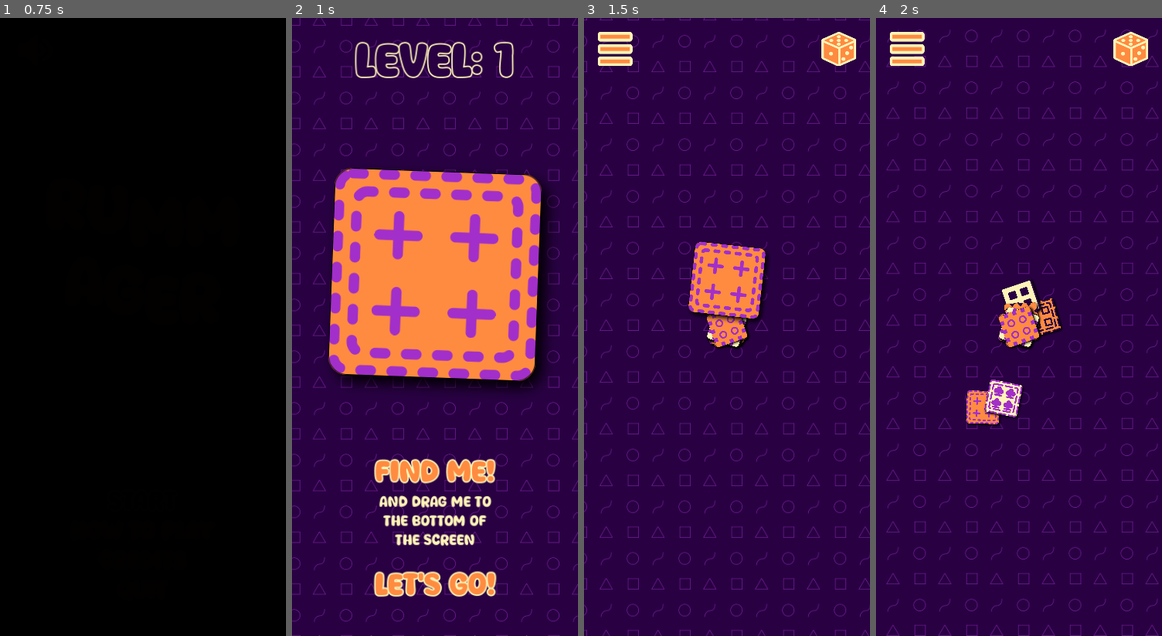
Above: before the commit, frames 1-4 (left to right).
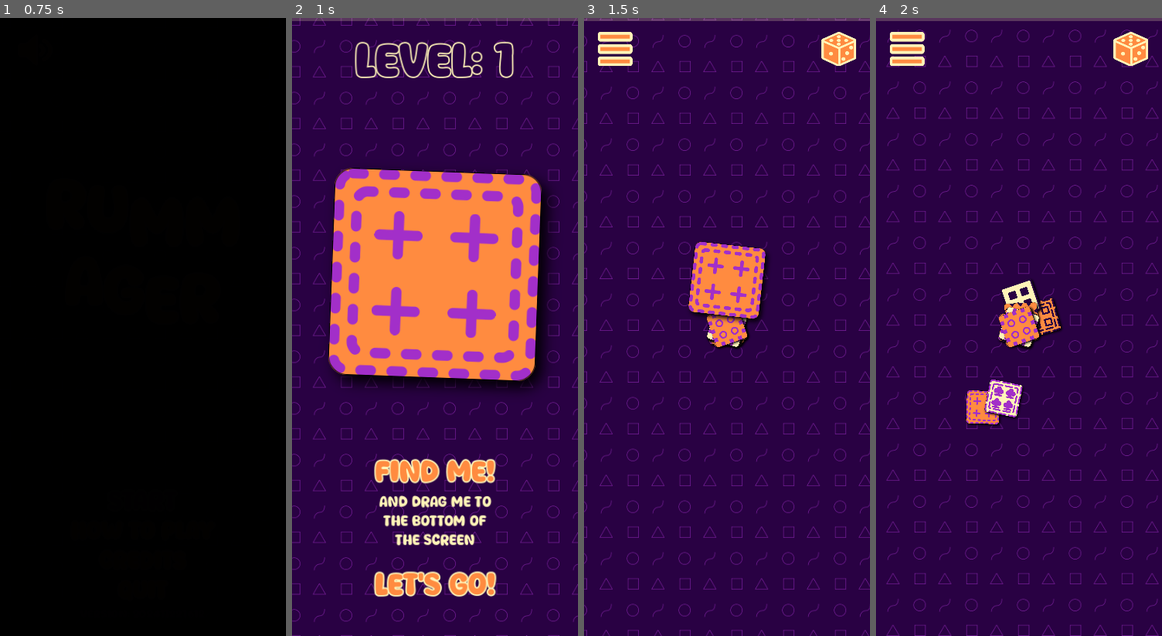
Above: after the commit, the same moments.

Repository: magopian/rummager
Game: Godot game, scene res://start_menu.tscn
The game is run twice, just before and just after one commit, with the same random seed, the same clock (stepped at 60 frames per second) and the same inputs. Sound files missing from this copy of the repository are replaced by a short silence.
Inputs (mouse positions are in pixels of both pictures, inside the frame that each line leads up to):
- Up to frame 1 (0.75 s): click "START" at 0.5 s
- Up to frame 2 (1 s): no input
- Up to frame 3 (1.5 s): click (727, 327) at 1.27 s
- Up to frame 4 (2 s): no input

Frame 1 is identical in both runs. In frame 2, 0.5% of the frame differs, in the area x 0-100%, y 0-1%; in frame 3, 0.5%; in frame 4, 0.5%.

Commit message:
Start adding stats (score, time elapsed)

Diff:
--- a/card.gd
+++ b/card.gd
@@ -147,7 +147,7 @@
 
 func discard(force: float) -> void:
 	var angle: float = linear_velocity.angle()
-	var confetti_scale: float = force / 5000
+	var confetti_scale: float = force / 10
 	linear_velocity = Vector2.ZERO
 	var confetti_position: Vector2 = global_position.clamp(Vector2.ZERO, Global.viewport_size)
 	confetti.global_position = confetti_position
@@ -186,3 +186,11 @@
 	unshuffle_tween.tween_interval(interval)
 	unshuffle_tween.tween_property(self, "position", center, speed)
 	return unshuffle_tween
+
+func get_force() -> float:
+	var force: float = linear_velocity.length()
+	# Smallest force accepted: 500. Max force: 5000. Anything above is bonus.
+	# So multiply by 2, and divide by 1000 to get a "round percentage number":
+	# 500 * 2 / 1000 = 1, 5000 * 2 / 1000 = 10. Ten cards at "max force" gives 100%.
+	var normalized_force: float = force * 2 / 1000
+	return normalized_force
--- a/game.gd
+++ b/game.gd
@@ -38,6 +38,7 @@
 
 func _ready() -> void:
 	# Setup
+	Global.score = 0
 	Global.slide_off_screen(menu, 0)  # Move the menu out of the screen
 	zones.slide_out(0)
 	fade_transition.show()
@@ -66,6 +67,7 @@
 
 	# All ready, fade in
 	await fade_transition.fade_in()
+	Global.time_started = Time.get_ticks_msec()
 
 
 func display_card_to_find() -> void:
@@ -94,6 +96,7 @@
 					})
 	return permutations
 
+
 func new_card(all_permutations: Array[Dictionary]) -> Card:
 	var card: Card = card_scene.instantiate()
 	card.clicked.connect(_on_card_clicked)
@@ -133,6 +136,7 @@
 	tween.tween_property(card, "global_position", Global.viewport_size / 2, 0.5)
 	await card.scale_to(Vector2.ZERO, 0.5).finished
 	pick_me_canvas_layer.queue_free()
+	Global.time_started_rummage = Time.get_ticks_msec()
 
 
 func shuffle_out() -> void:
@@ -185,6 +189,7 @@
 
 
 func _on_card_left_screen(card: Card) -> void:
+	Global.discarded_cards += 1
 	play_sound(sound_exit_screen)
 	card_discarded(card)
 	if card == held_card:
@@ -193,6 +198,8 @@
 	if thrown_out_bottom(card):
 		if card == card_to_find:
 			Music.play_win()
+			Global.time_elapsed = Time.get_ticks_msec() - Global.time_started
+			Global.time_elapsed_rummage = Time.get_ticks_msec() - Global.time_started_rummage
 			await explode_out()
 			fade_transition.fade_to_file("res://you_win.tscn")
 		else:
@@ -240,7 +247,11 @@
 		randf_range(150, Global.viewport_size.y - 150)  # Leave some extra space for the bottom menu
 	)
 
-func card_discarded(card:Card) -> void:
-	var force: float =card.linear_velocity.length()
-	camera_shaker.apply_shake(force / 100)
+
+func card_discarded(card: Card) -> void:
+	var force: float = card.get_force()
+	Global.score += round(force)
+	print("force: ", force)
+	print("score: ", Global.score)
+	camera_shaker.apply_shake(force)
 	card.discard(force)
--- a/game.tscn
+++ b/game.tscn
@@ -60,6 +60,7 @@
 [ext_resource type="Texture2D" uid="uid://c74f0fstiamim" path="res://assets/sprites/shuffle_icon.png" id="54_asxbk"]
 [ext_resource type="Texture2D" uid="uid://dhvsbddv3u720" path="res://assets/sprites/shuffle_hover.png" id="55_kwsue"]
 [ext_resource type="PackedScene" uid="uid://cwhy67donfiqv" path="res://shaker.tscn" id="62_dcjsq"]
+[ext_resource type="PackedScene" uid="uid://bifvuippivy7t" path="res://progress.tscn" id="62_tbnfq"]
 [ext_resource type="PackedScene" uid="uid://d1q80rolx3cja" path="res://zones.tscn" id="64_rxnl2"]
 [ext_resource type="PackedScene" uid="uid://dftsvelpx2cta" path="res://fade_transition.tscn" id="65_oc4fy"]
 
@@ -216,12 +217,14 @@
 unique_name_in_owner = true
 bus = &"SFX"
 
-[node name="CanvasLayer" type="CanvasLayer" parent="."]
+[node name="FadeTransition" type="CanvasLayer" parent="."]
 layer = 100
 
-[node name="FadeTransition" parent="CanvasLayer" instance=ExtResource("65_oc4fy")]
+[node name="FadeTransition" parent="FadeTransition" instance=ExtResource("65_oc4fy")]
 unique_name_in_owner = true
 visible = false
+
+[node name="Progress" parent="." instance=ExtResource("62_tbnfq")]
 
 [node name="Timer" type="Timer" parent="."]
 unique_name_in_owner = true
--- a/global.gd
+++ b/global.gd
@@ -8,6 +8,11 @@
 @onready var user_prefs: UserPreferences
 
 var viewport_size: Vector2
+
+var discarded_cards: int = 0
+var time_started: int = 0
+var time_started_rummage: int = 0
+var score: int = 0
 
 
 func _ready() -> void:
--- /dev/null
+++ b/progress.gd
@@ -0,0 +1,7 @@
+extends CanvasLayer
+
+@onready var progress_bar: ProgressBar = %ProgressBar
+
+
+func _process(_delta: float) -> void:
+	progress_bar.value = Global.score
--- /dev/null
+++ b/progress.tscn
@@ -0,0 +1,23 @@
+[gd_scene load_steps=4 format=3 uid="uid://bifvuippivy7t"]
+
+[ext_resource type="Script" path="res://progress.gd" id="1_6gbv0"]
+
+[sub_resource type="StyleBoxFlat" id="StyleBoxFlat_v3igy"]
+bg_color = Color(1, 0.956863, 0.721569, 0.223529)
+
+[sub_resource type="StyleBoxFlat" id="StyleBoxFlat_06pay"]
+bg_color = Color(1, 0.956863, 0.721569, 1)
+
+[node name="Progress" type="CanvasLayer"]
+script = ExtResource("1_6gbv0")
+
+[node name="ProgressBar" type="ProgressBar" parent="."]
+unique_name_in_owner = true
+anchors_preset = 10
+anchor_right = 1.0
+offset_bottom = 5.0
+grow_horizontal = 2
+theme_override_styles/background = SubResource("StyleBoxFlat_v3igy")
+theme_override_styles/fill = SubResource("StyleBoxFlat_06pay")
+value = 50.0
+show_percentage = false
--- a/you_lose.gd
+++ b/you_lose.gd
@@ -26,6 +26,10 @@
 	else:
 		wrong_container.hide()
 	fade_transition.fade_in()
+	print("time elapsed memorizing: ", Global.time_started_rummage - Global.time_started)
+	print("time elapsed rummaging: ", Time.get_ticks_msec() - Global.time_started_rummage)
+	print("number of cards discarded: ", Global.discarded_cards)
+
 
 
 func _on_button_pressed() -> void:
--- a/you_win.gd
+++ b/you_win.gd
@@ -10,6 +10,9 @@
 	catch_all_click.pressed.connect(_on_button_pressed)
 	next_level_button.button_pressed.connect(_on_button_pressed)
 	fade_transition.fade_in()
+	print("time elapsed memorizing: ", Global.time_started_rummage - Global.time_started)
+	print("time elapsed rummaging: ", Time.get_ticks_msec() - Global.time_started_rummage)
+	print("number of cards discarded: ", Global.discarded_cards)
 
 
 func _on_button_pressed() -> void:
Not shown: 1 places in game.tscn that only renumber resources
